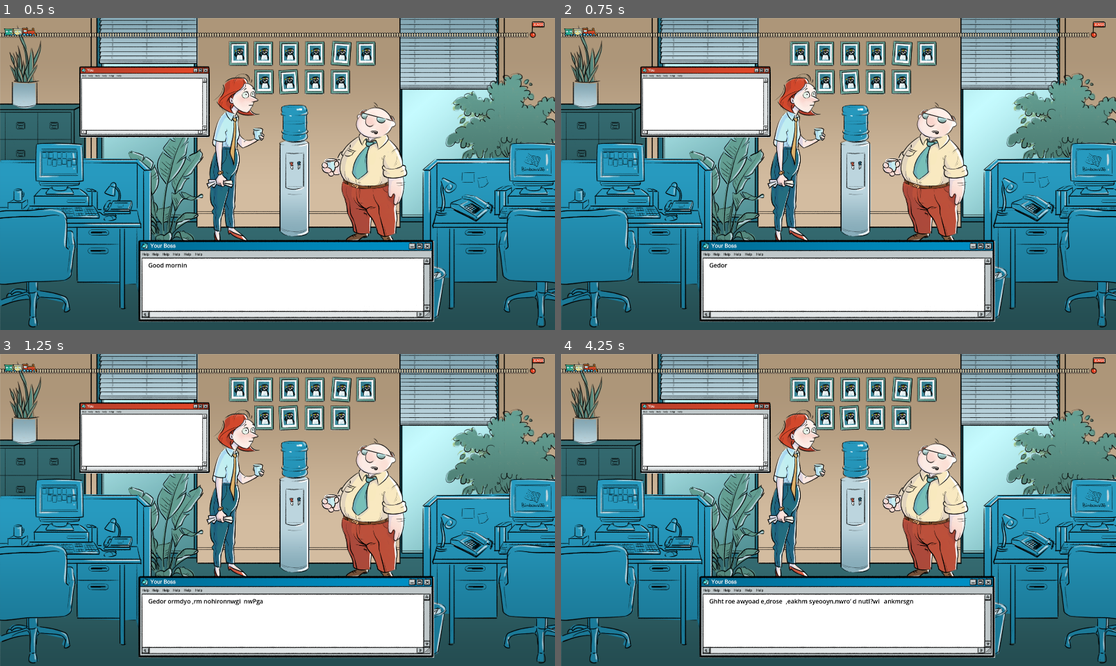
Above: before the commit, frames 1-4 (two rows, left to right).
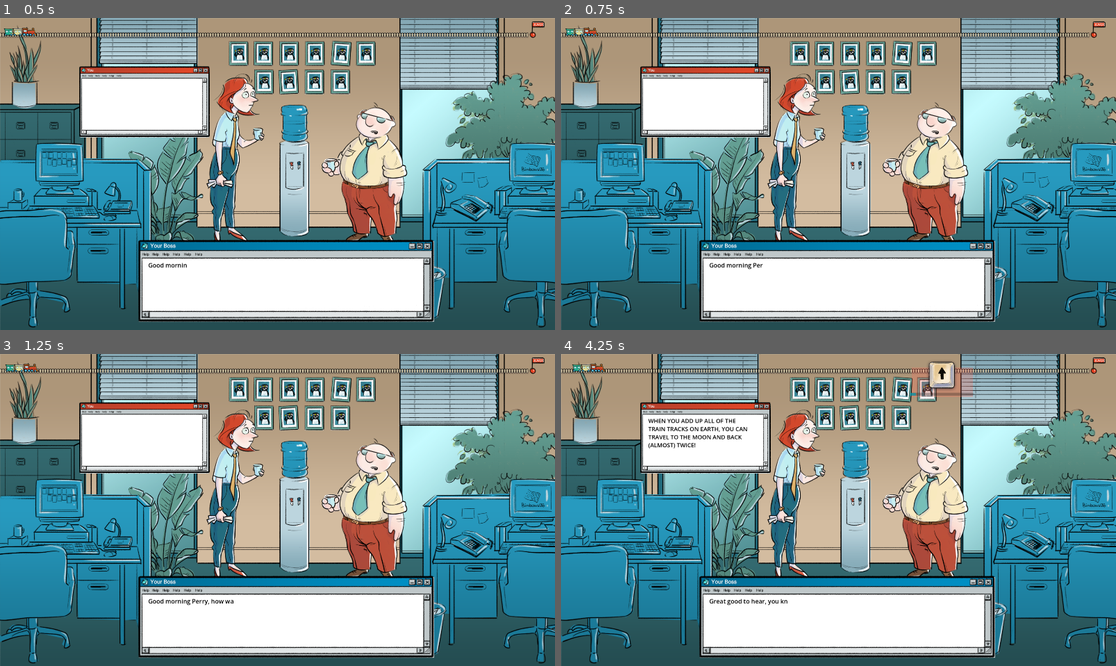
Above: after the commit, the same moments.

Repository: boneyard24/VGGJ2026
Game: Godot game, scene res://Main.tscn
Two runs of this game, one before a commit and one after it. Both use one fixed random seed, a clock stepped at 60 frames per second and the inputs below.
Inputs:
- Up to frame 1 (0.5 s): no input
- Up to frame 2 (0.75 s): tap Enter (enter) at 0.5, 0.6 s; hold Right (right) from 0.53 s (still down)
- Up to frame 3 (1.25 s): keep holding Right (right)
- Up to frame 4 (4.25 s): release Right (right) at 1.28 s; hold Down (down) 1.28-2.03 s; tap Enter (enter) every 0.75 s from 1.35 to 3.6 s; hold Right (right) 2.03-2.78 s; hold Up (up) 2.78-3.53 s; hold Left (left) from 3.53 s (still down)

Frame 1 is identical in both runs. In frame 2, 0.2% of the frame differs, in the area x 0-37%, y 2-81%; in frame 3, 0.3%; in frame 4, 1.9%, in the area x 0-75%, y 2-81%.

Commit message:
youwin screens

Diff:
--- a/trainger/Dialogue Box/Boss/dialogue_box.gd
+++ b/trainger/Dialogue Box/Boss/dialogue_box.gd
@@ -1,6 +1,7 @@
 extends Panel
 
 signal dialogue_duration_calculated(duration: float)
+signal dialogue_complete()
 
 @onready var text_label: RichTextLabel = $DialogueText
 
@@ -90,6 +91,7 @@
 func dialogue_finished():
 	if !stop_playback:
 		print("Dialogue complete.")
+		dialogue_complete.emit()
 	else:
 		print("Dialogue stopped.")
 
--- a/trainger/Main.tscn
+++ b/trainger/Main.tscn
@@ -1,10 +1,11 @@
 [gd_scene format=3 uid="uid://bj0jc0ucnv8l6"]
 
-[ext_resource type="PackedScene" path="res://coreytest/comp_testing.tscn" id="1_glv2v"]
+[ext_resource type="PackedScene" uid="uid://qf4yt6nk5f0x" path="res://coreytest/comp_testing.tscn" id="1_glv2v"]
 [ext_resource type="PackedScene" uid="uid://b0quagujfn8r8" path="res://Scenes/GameManager/GameManager.tscn" id="1_r0du0"]
 [ext_resource type="PackedScene" uid="uid://cl7fsjf2d4taa" path="res://Dialogue Box/Boss/DialogueBox.tscn" id="3_cm0pq"]
 [ext_resource type="PackedScene" uid="uid://cr1nswdvn84t4" path="res://Scenes/GameOver/GameOver.tscn" id="4_cm0pq"]
 [ext_resource type="PackedScene" uid="uid://c1o4crbloc3vm" path="res://Dialogue Box/Player/PlayerDialogue.tscn" id="4_fos0i"]
+[ext_resource type="PackedScene" uid="uid://nugxoasljvtl" path="res://Scenes/GameOver/YouWin.tscn" id="6_wkp8b"]
 [ext_resource type="PackedScene" uid="uid://sa6jfqdpuxdu" path="res://Entities/Boss/Boss.tscn" id="7_trn2v"]
 [ext_resource type="PackedScene" uid="uid://csrex37lsgvxe" path="res://Entities/Player/Player.tscn" id="8_03owx"]
 [ext_resource type="PackedScene" uid="uid://c4g1y7ktxton4" path="res://Scenes/TensionProgressBar/TensionProgressBar.tscn" id="9_03owx"]
@@ -49,6 +50,9 @@
 [node name="GameOver" parent="." unique_id=1274482844 instance=ExtResource("4_cm0pq")]
 layout_mode = 1
 
+[node name="YouWin" parent="." unique_id=723328128 instance=ExtResource("6_wkp8b")]
+layout_mode = 1
+
 [node name="Boss" parent="." unique_id=1345478661 instance=ExtResource("7_trn2v")]
 z_index = -5
 position = Vector2(1277, 520)
--- a/trainger/Scenes/GameManager/game_manager.gd
+++ b/trainger/Scenes/GameManager/game_manager.gd
@@ -4,7 +4,9 @@
 
 #const QTEScene: PackedScene = preload("res://Scenes/QTE/QTEPopup.tscn")
 @onready var QTEScene = preload("res://Scenes/QTE/QTEPopup.tscn")
+@onready var DialogScene = preload("res://Dialogue Box/Boss/DialogueBox.tscn")
 @onready var GameOverUI := $"../GameOver"
+@onready var YouWinUI := $"../YouWin"
 @onready var PlayerBox := $"../PlayerBox"
 #@onready var AudioManager := $"../AudioManager"
 @onready var DialogueBox := $"../DialogueBox"
@@ -14,18 +16,23 @@
 var current_fails := 0
 var spawn_count := 0
 
+var GameActive := false
+
 # Called when the node enters the scene tree for the first time.
 func _ready() -> void:
 	GameOverUI.visible = false
+	YouWinUI.visible = false
 	qteSpawnTimer.timeout.connect(SpawnQTE)
 	qteSpawnTimer.start(2) # Manually start the timer if Auto Start is off
+	DialogueBox.dialogue_complete.connect(YouWin)
+	GameActive = true
 
 # Called every frame. 'delta' is the elapsed time since the previous frame.
 func _process(delta: float) -> void:
 	pass
 
 func _input(event: InputEvent) -> void:
-	if (event.is_action_released("enter", true)) :
+	if (event.is_action_released("enter", true) && !GameActive) :
 		ResetGame()
 
 func SpawnQTE() -> void:
@@ -60,6 +67,7 @@
 
 func GameOver() -> void:
 	print("GM: GAMEOVER GAMEOVER GAMEOVER GAMEOVER GAMEOVER")
+	GameActive = false
 	qteSpawnTimer.stop()
 	GameOverUI.visible = true
 	AudioManager.play_prompt_lose()
@@ -67,12 +75,24 @@
 	DialogueBox.stop()
 	TensionProgressBar.stop()
 
+func YouWin() -> void:
+	print("GM: WIN WIN WIN WIN WIN WIN WIN")
+	GameActive = false
+	qteSpawnTimer.stop()
+	YouWinUI.visible = true
+	AudioManager.play_prompt_win()
+	AudioManager.update_main_music_gameover()
+	DialogueBox.stop()
+	TensionProgressBar.stop()
+
 func ResetGame() -> void:
 	current_fails = 0
 	GameOverUI.visible = false
+	YouWinUI.visible = false
 	spawn_count = 0
 	qteSpawnTimer.start(2) # Manually start the timer if Auto Start is off
 	AudioManager.update_main_music_reset()
 	AudioManager.play_restart()
 	DialogueBox.start()
 	TensionProgressBar.start()
+	GameActive = true
--- /dev/null
+++ b/trainger/Scenes/GameOver/YouWin.tscn
@@ -0,0 +1,23 @@
+[gd_scene format=3 uid="uid://nugxoasljvtl"]
+
+[ext_resource type="Texture2D" uid="uid://dog8263q8efs7" path="res://Scenes/GameOver/YouWin.png" id="1_uln88"]
+
+[node name="YouWin" type="Control" unique_id=1274482844]
+layout_mode = 3
+anchors_preset = 8
+anchor_left = 0.5
+anchor_top = 0.5
+anchor_right = 0.5
+anchor_bottom = 0.5
+offset_top = -40.0
+offset_bottom = -40.0
+grow_horizontal = 2
+grow_vertical = 2
+
+[node name="TextureRect" type="TextureRect" parent="." unique_id=1606464709]
+layout_mode = 0
+offset_left = -343.0
+offset_top = -195.0
+offset_right = 343.0
+offset_bottom = 180.0
+texture = ExtResource("1_uln88")
--- a/trainger/Scenes/QTE/qte_popup.gd
+++ b/trainger/Scenes/QTE/qte_popup.gd
@@ -9,7 +9,7 @@
 @onready var SpriteBoxContainer = $SpriteBoxContainer
 
 var MinTime := 1.0
-var MaxTime := 5.0
+var MaxTime := 4.0
 var ComboLength := 1
 
 var _timer_bar_progress := 0.0
Binary file changed: trainger/Scenes/GameOver/GameOver.png
Binary file added: trainger/Scenes/GameOver/YouWin.png
Not shown, added: trainger/Scenes/GameOver/YouWin.png.import
